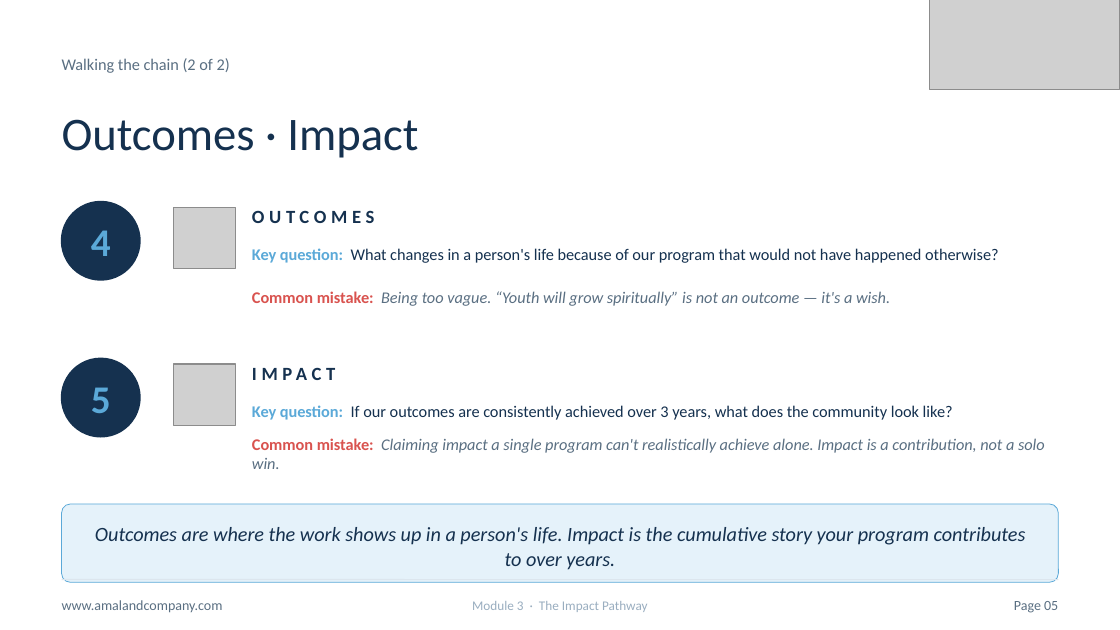
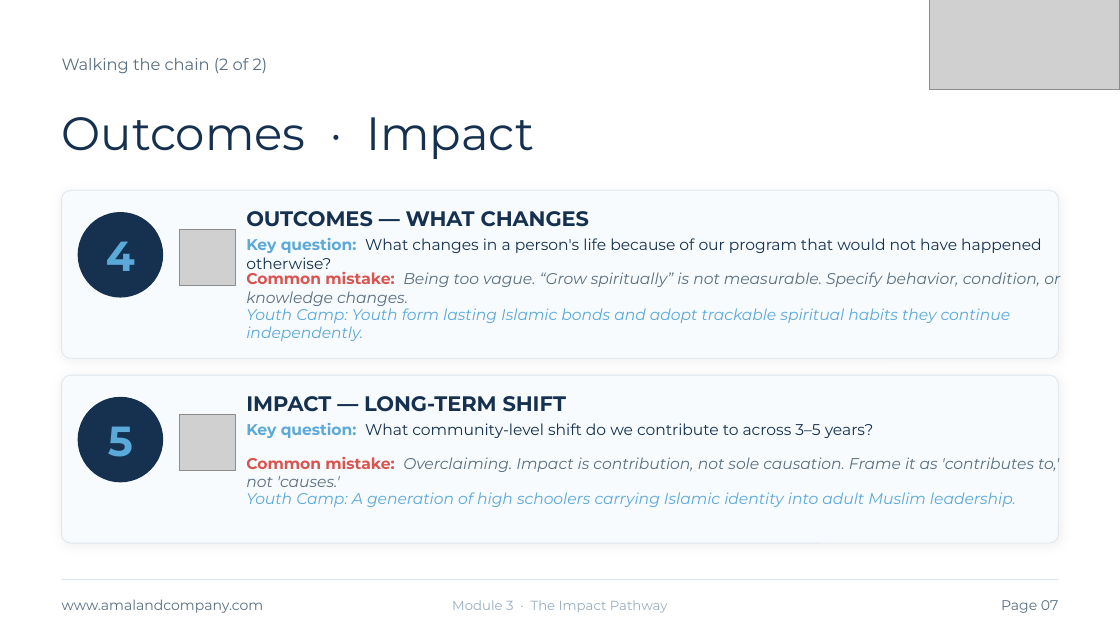
Before and after one commit to gihan-oss/TOCProgram, a slide deck: slide 7 of public/slides/module-3-impact-pathway.pptx (slide 5 before the commit). Drawn at 1120x630 pixels with LibreOffice and Linux fonts; fonts in the diff are those of the drawing; grey boxes stand for pictures. Boxes give left, top, right and bottom in pixels: in the first picture for what was removed or moved away, otherwise in the second. Text is boxed around its words. In the diff, an @@ line names an element or a change of style, - is before the commit and + after.

```diff
--- a/public/slides/module-3-impact-pathway.pptx
+++ b/public/slides/module-3-impact-pathway.pptx
@@ rounded rectangle added at (62,190,1058,358), fill #F8FBFD, outline #DCE6EE 0.5 pt @@
@@ text "4": place and size @@
-text "4" at (91,230,111,256)
+text "4" at (106,241,135,271)
@@ text "4" at (106,241,135,271): size 25.2 to 27 pt, font Calibri to Montserrat @@
@@ ellipse: place and size @@
-ellipse at (62,202,140,280)
+ellipse at (78,213,162,297)
@@ picture: place and size @@
-picture at (174,207,235,269)
+picture at (179,230,235,286)
@@ text "Key question: What changes in ..." at (246,238,1041,269): size 10.5 to 10 pt, font Calibri to Montserrat; vertical alignment middle to top @@
@@ text at (246,211,590,227): text changed; size 12 to 13.5 pt; font Calibri to Montserrat @@
-OUTCOMES
+OUTCOMES — WHAT CHANGES
@@ text "Common mistake: Being too vague. ..." at (246,272,1060,306): vertical alignment middle to top @@
@@ text at (246,272,1060,306): text changed; size 10.5 to 10 pt; font Calibri to Montserrat @@
-Common mistake: Being too vague. “Youth will grow spiritually” is not an outcome — it's a wish.
+Common mistake: Being too vague. “Grow spiritually” is not measurable. Specify behavior, condition, or knowledge changes.
@@ text added at (246,305,1011,341), 10 pt, text #5BA9D8, italic @@
+Youth Camp: Youth form lasting Islamic bonds and adopt trackable spiritual habits they continue independently.
@@ text removed at (252,351,588,395) @@
-IMPACT
@@ rounded rectangle: place and size @@
-rounded rectangle at (62,504,1058,582)
+rounded rectangle at (62,375,1058,543)
@@ rounded rectangle at (62,375,1058,543): fill #E5F2FA to #F8FBFD; outline #5BA9D8 0.5 pt to #DCE6EE 0.5 pt; shadow on; proportions changed @@
@@ text "5" at (108,426,133,457): size 25.2 to 27 pt, font Calibri to Montserrat @@
@@ text "5": place and size @@
-text "5" at (91,387,111,413)
+text "5" at (108,426,133,457)
@@ ellipse: place and size @@
-ellipse at (62,358,140,437)
+ellipse at (78,398,162,482)
@@ picture: place and size @@
-picture at (174,364,235,426)
+picture at (179,414,235,470)
@@ text added at (246,396,566,412), 13.5 pt, text #15314F, bold @@
+IMPACT — LONG-TERM SHIFT
@@ text removed at (252,405,953,420) @@
-Key question: If our outcomes are consistently achieved over 3 years, what does the community look like?
@@ text added at (246,423,874,438), 10 pt, text #15314F @@
+Key question: What community-level shift do we contribute to across 3–5 years?
@@ text "Common mistake: Overclaiming. Impact is ..." at (246,457,1059,487): vertical alignment middle to top @@
@@ text at (246,457,1059,487): text changed; size 10.5 to 10 pt; font Calibri to Montserrat @@
-Common mistake: Claiming impact a single program can't realistically achieve alone. Impact is a contribution, not a solo win.
+Common mistake: Overclaiming. Impact is contribution, not sole causation. Frame it as 'contributes to,' not 'causes.'
@@ text added at (246,492,1016,507), 10 pt, text #5BA9D8, italic @@
+Youth Camp: A generation of high schoolers carrying Islamic identity into adult Muslim leadership.
@@ text removed at (95,527,1026,570) @@
-Outcomes are where the work shows up in a person's life. Impact is the cumulative story your program contributes to over years.
@@ font Calibri to Montserrat in 4 elements at (62,58,268,73), (62,117,534,159), (62,599,264,613), (452,600,668,613) @@
@@ text at (1001,600,1058,613): text changed; font Calibri to Montserrat @@
-Page 05
+Page 07
```
Also in this commit, not shown: 12 other slides changed, 11 slides added, 2 slides removed.
